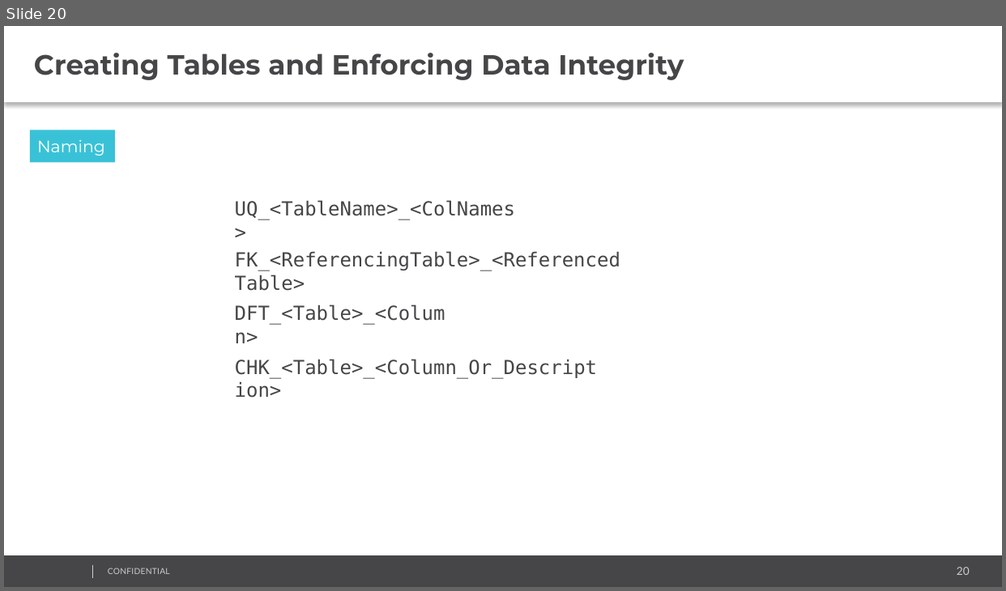
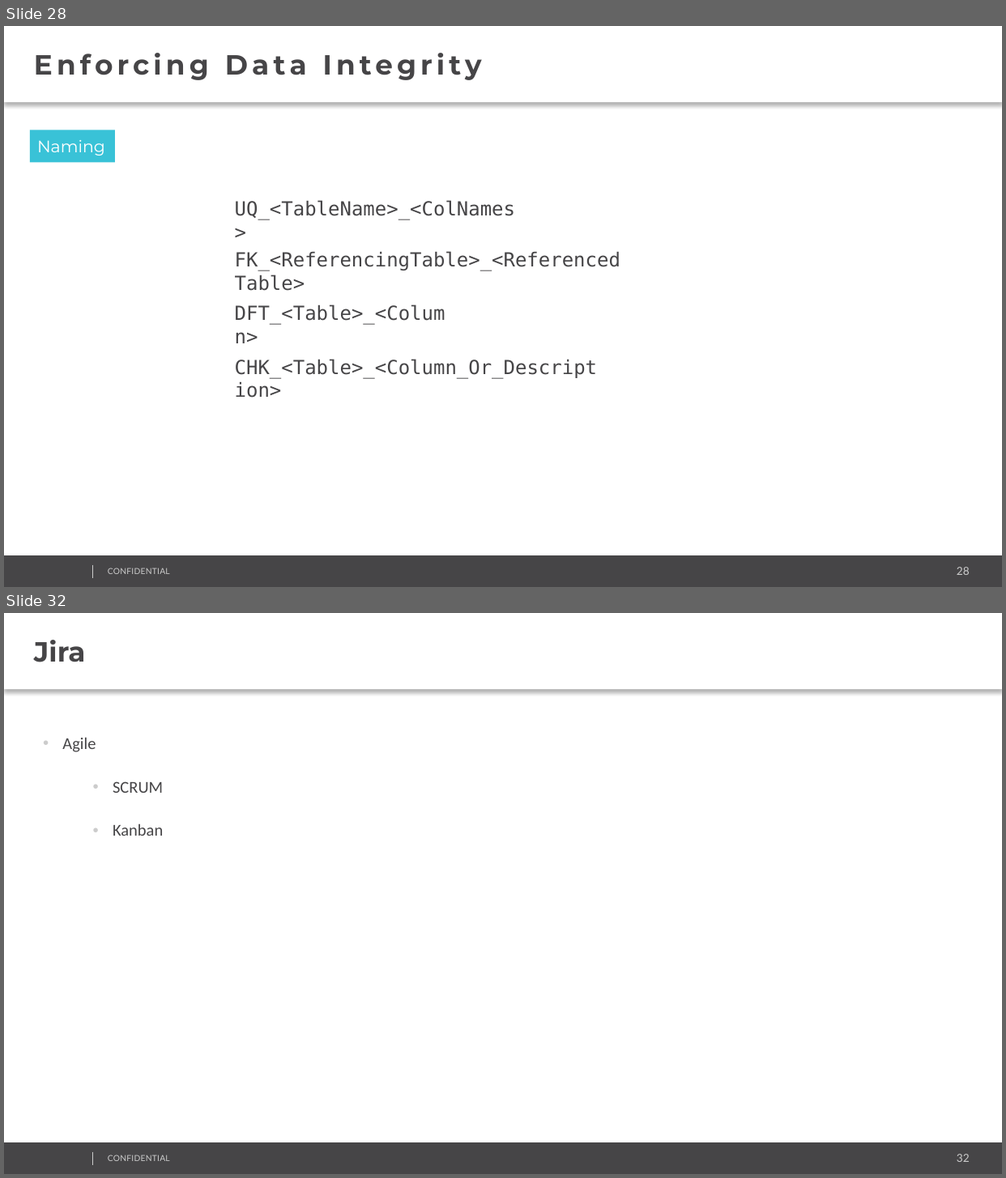
Before and after one commit to AndreyQC/MSBI.Lab, a slide deck: MSBI.Lecture.05/MSBI.Dev.S19E05.pptx. Shown one above the other, each under a label of ours: slide 20 before the commit, slides 28 and 32 after it; the slides between them are not shown. The pictures are 1006x591 and 1006x1178 pixels, drawn with LibreOffice and Linux fonts; fonts in the diff are those of the drawing; background and template pictures are left out. Boxes give left, top, right and bottom in pixels: in the first picture for what was removed or moved away, otherwise in the second. Text is boxed around its words. In the diff, an @@ line names an element or a change of style, - is before the commit and + after.

```diff
--- a/MSBI.Lecture.05/MSBI.Dev.S19E05.pptx
+++ b/MSBI.Lecture.05/MSBI.Dev.S19E05.pptx
@@ slide 32 added at [4,613,1002,1174], background #FFFFFF; not listed: 4 template elements that a slide beside it also shows @@
@@ text added at [4,613,1002,690], fill #FFFFFF, 20 pt, text #464547, bold @@
+Jira
@@ text added at [62,737,163,836], 12 pt, text #464547 @@
+• Agile
+  • SCRUM
+  • Kanban
@@ what was slide 20 is now slide 28 @@
@@ slide 28 changed as well @@
@@ text at [34,53,482,80]: text changed @@
-Creating Tables and Enforcing Data Integrity
+Enforcing Data Integrity
@@ page number at [957,567,970,575]: text changed @@
-20
+28
```
Also in this commit, not shown: 15 other slides changed, 15 other slides added, 6 slides removed, 3 other files.
